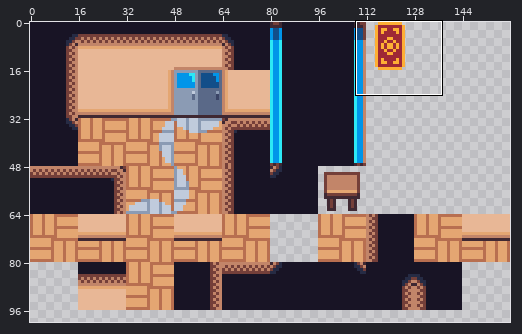
Sprite sheet, stored at res/img/room.png. The first picture is a wide view before the edit; the outline marks the close-up.
Close-up. Old version:
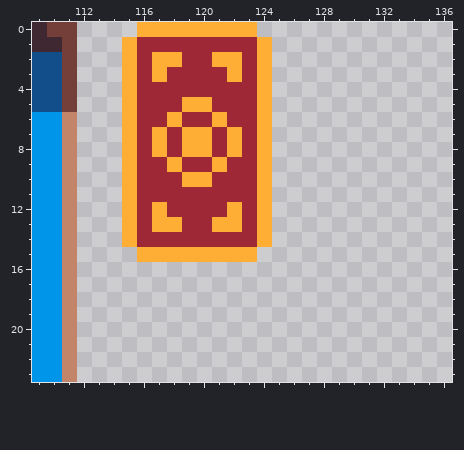
The file is 160x160 pixels. Shown: x 109..136, y 0..23. The wide view leaves out empty margins.
After:
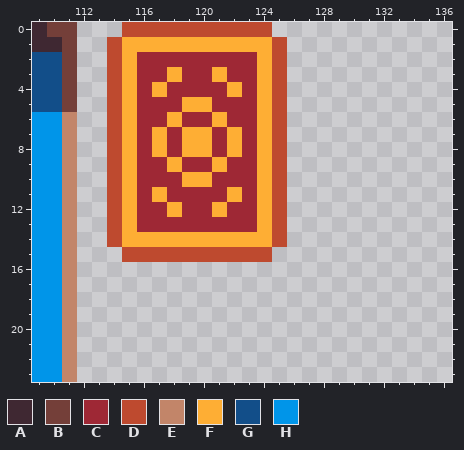
Palette (. is transparent): A #3f2832  B #743f39  C #9e2835  D #be4a2f  E #c28569  F #feae34  G #124e89  H #0095e9
What changed:
y 0: x 115..124 .FFFFFFFF. -> DDDDDDDDDD
y 1: x 114 . -> D; x 116..123 CCCCCCCC -> FFFFFFFF; x 125 . -> D
y 2: x 114 . -> D; x 117..118 FF -> CC; x 121..122 FF -> CC; x 125 . -> D
y 3: x 114 . -> D; x 117..118 FC -> CF; x 121..122 CF -> FC; x 125 . -> D
y 4: x 114 . -> D; x 117 C -> F; x 122 C -> F; x 125 . -> D
y 5..10: x 114 . -> D; x 125 . -> D
y 11: x 114 . -> D; x 117 C -> F; x 122 C -> F; x 125 . -> D
y 12: x 114 . -> D; x 117..118 FC -> CF; x 121..122 CF -> FC; x 125 . -> D
y 13: x 114 . -> D; x 117..118 FF -> CC; x 121..122 FF -> CC; x 125 . -> D
y 14: x 114 . -> D; x 116..123 CCCCCCCC -> FFFFFFFF; x 125 . -> D
y 15: x 115..124 .FFFFFFFF. -> DDDDDDDDDD
